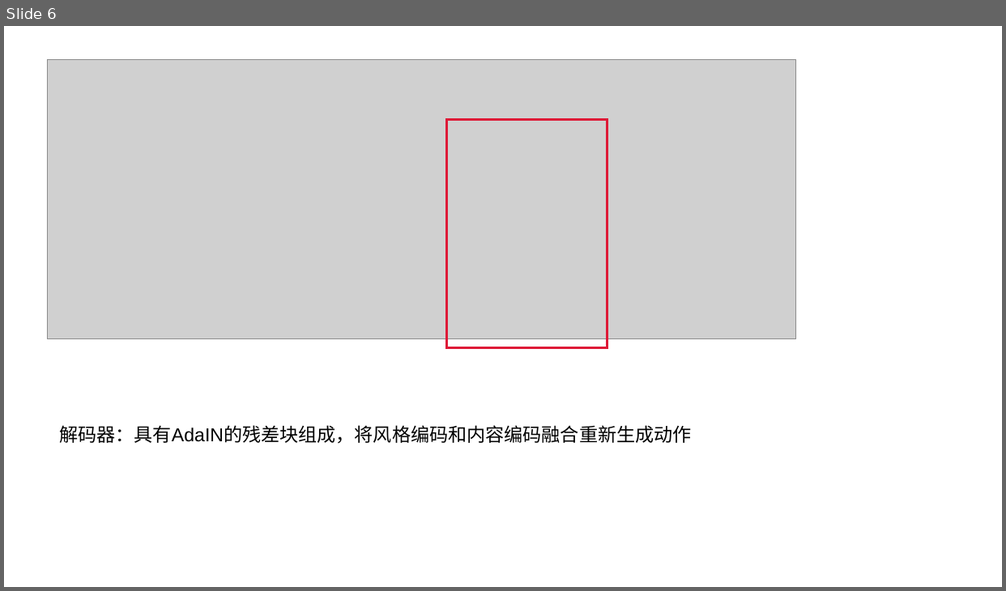
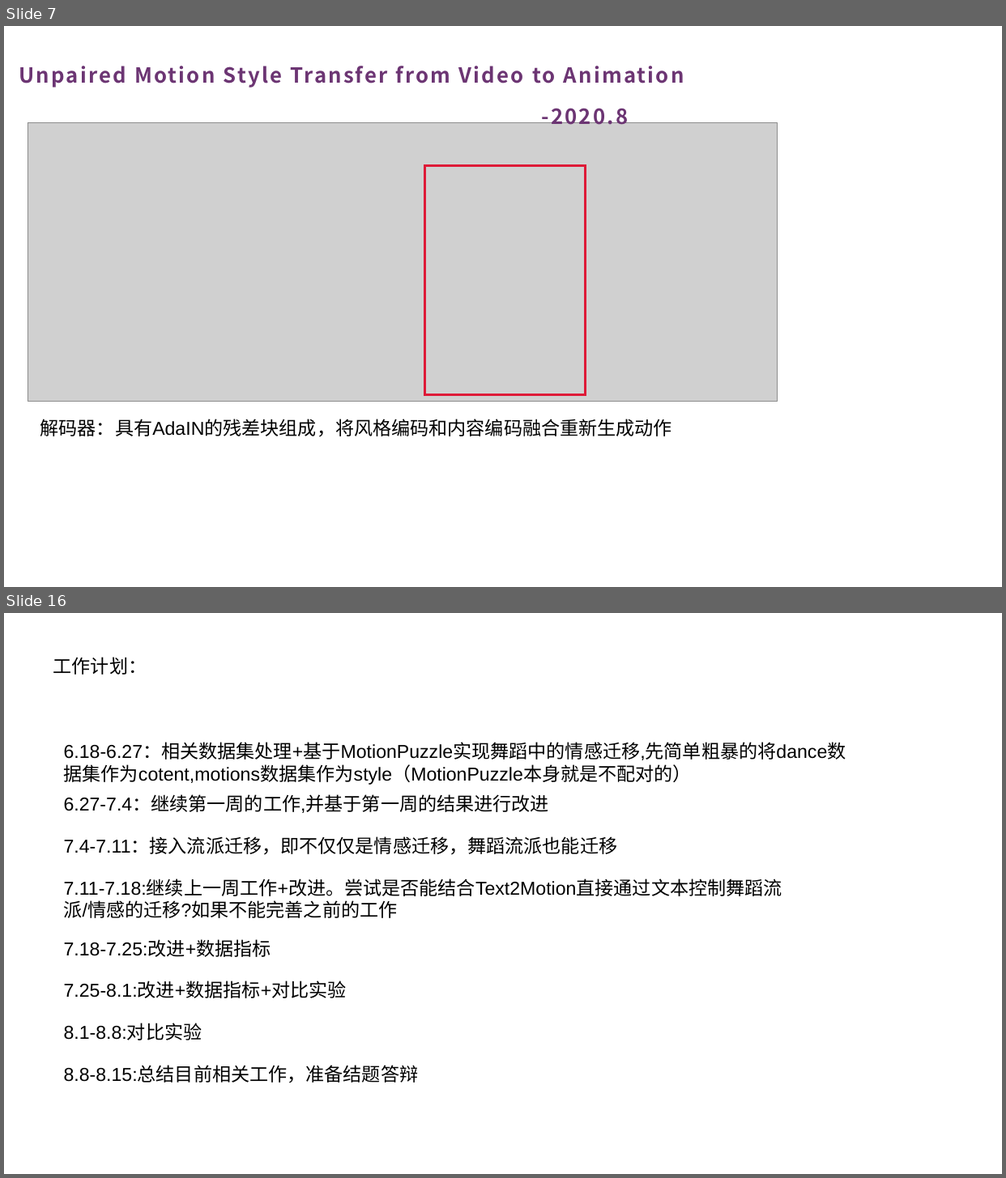
Before and after one commit to Ein-verlass/StyleTransferDatasets, a slide deck: 第一周汇报.pptx. Shown one above the other, each under a label of ours: slide 6 before the commit, slides 7 and 16 after it; the slides between them are not shown. The pictures are 1006x591 and 1006x1178 pixels, drawn with LibreOffice and Linux fonts; fonts in the diff are those of the drawing; grey boxes stand for pictures. Boxes give left, top, right and bottom in pixels: in the first picture for what was removed or moved away, otherwise in the second. Text is boxed around its words. In the diff, an @@ line names an element or a change of style, - is before the commit and + after.

```diff
--- a/第一周汇报.pptx
+++ b/第一周汇报.pptx
@@ slide 16 added at [4, 613, 1002, 1174], background #FFFFFF @@
@@ text added at [53, 657, 147, 675], 18 pt, text #000000 @@
+工作计划：
@@ text added at [64, 743, 846, 785], 18 pt, text #000000 @@
+6.18-6.27：相关数据集处理+基于MotionPuzzle实现舞蹈中的情感迁移,先简单粗暴的将dance数据集作为cotent,motions数据集作为style（MotionPuzzle本身就是不配对的）
@@ text added at [64, 796, 549, 813], 18 pt, text #000000 @@
+6.27-7.4：继续第一周的工作,并基于第一周的结果进行改进
@@ text added at [64, 838, 618, 855], 18 pt, text #000000 @@
+7.4-7.11：接入流派迁移，即不仅仅是情感迁移，舞蹈流派也能迁移
@@ text added at [64, 879, 782, 918], 18 pt, text #000000 @@
+7.11-7.18:继续上一周工作+改进。尝试是否能结合Text2Motion直接通过文本控制舞蹈流派/情感的迁移?如果不能完善之前的工作
@@ text added at [64, 940, 271, 957], 18 pt, text #000000 @@
+7.18-7.25:改进+数据指标
@@ text added at [64, 982, 347, 999], 18 pt, text #000000 @@
+7.25-8.1:改进+数据指标+对比实验
@@ text added at [64, 1024, 202, 1041], 18 pt, text #000000 @@
+8.1-8.8:对比实验
@@ text added at [64, 1066, 419, 1084], 18 pt, text #000000 @@
+8.8-8.15:总结目前相关工作，准备结题答辩
@@ what was slide 6 is now slide 7 @@
@@ slide 7 changed as well @@
@@ text added at [19, 66, 684, 88], 20 pt, text #6C3573, bold @@
+Unpaired Motion Style Transfer from Video to Animation
@@ picture: place and size @@
-picture at [48, 60, 797, 339]
+picture at [28, 122, 778, 402]
@@ text added at [542, 108, 629, 130], 20 pt, text #6C3573, bold @@
+-2020.8
@@ rectangle: place and size @@
-rectangle at [446, 120, 607, 348]
+rectangle at [424, 166, 585, 395]
@@ text "解码器：具有AdaIN的残差块组成，将风格编码和内容编码融合重新生成动作": place and size @@
-text "解码器：具有AdaIN的残差块组成，将风格编码和内容编码融合重新生成动作" at [59, 425, 691, 444]
+text "解码器：具有AdaIN的残差块组成，将风格编码和内容编码融合重新生成动作" at [40, 419, 672, 437]
```
Also in this commit, not shown: 4 other slides changed, 10 other slides added, 3 slides removed.
